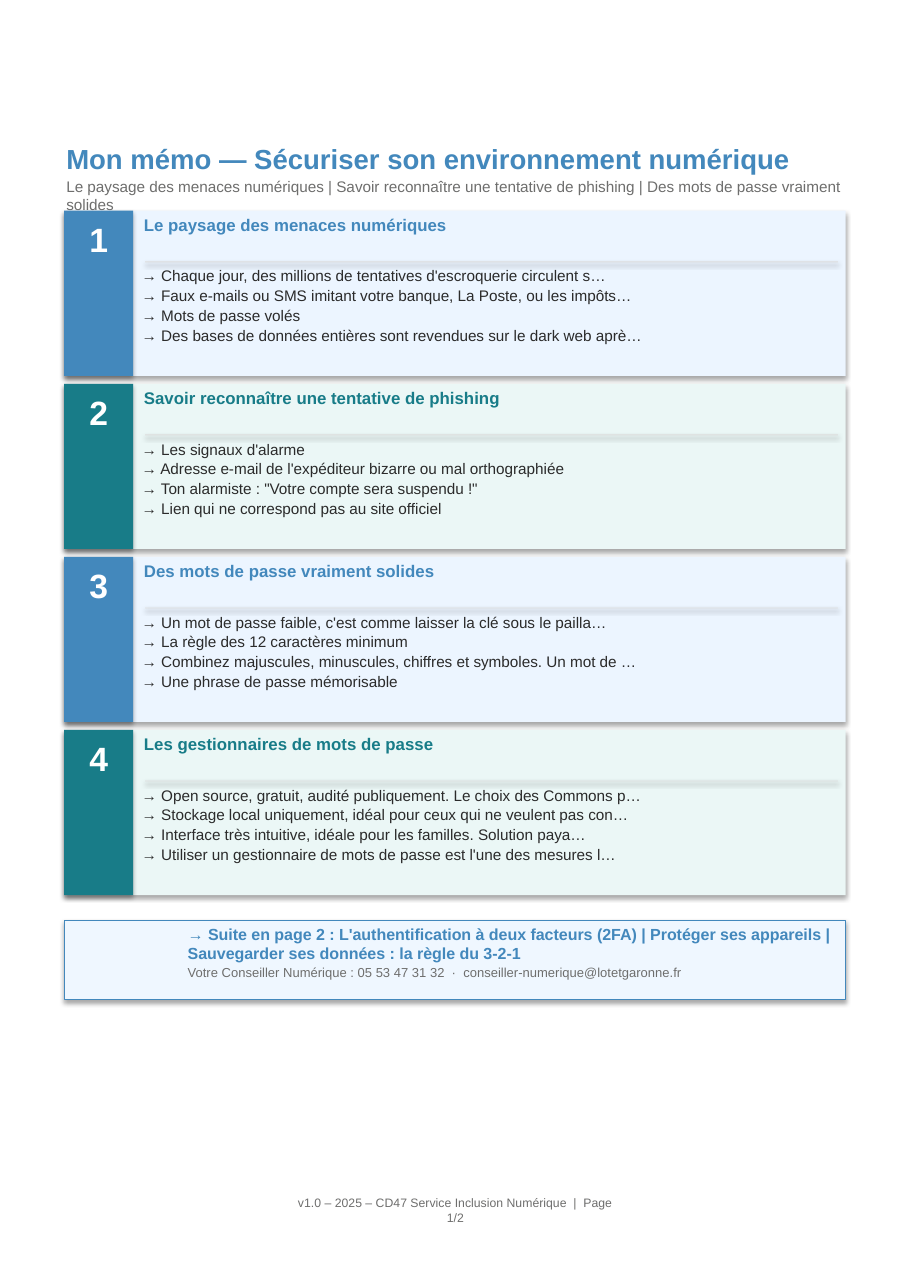
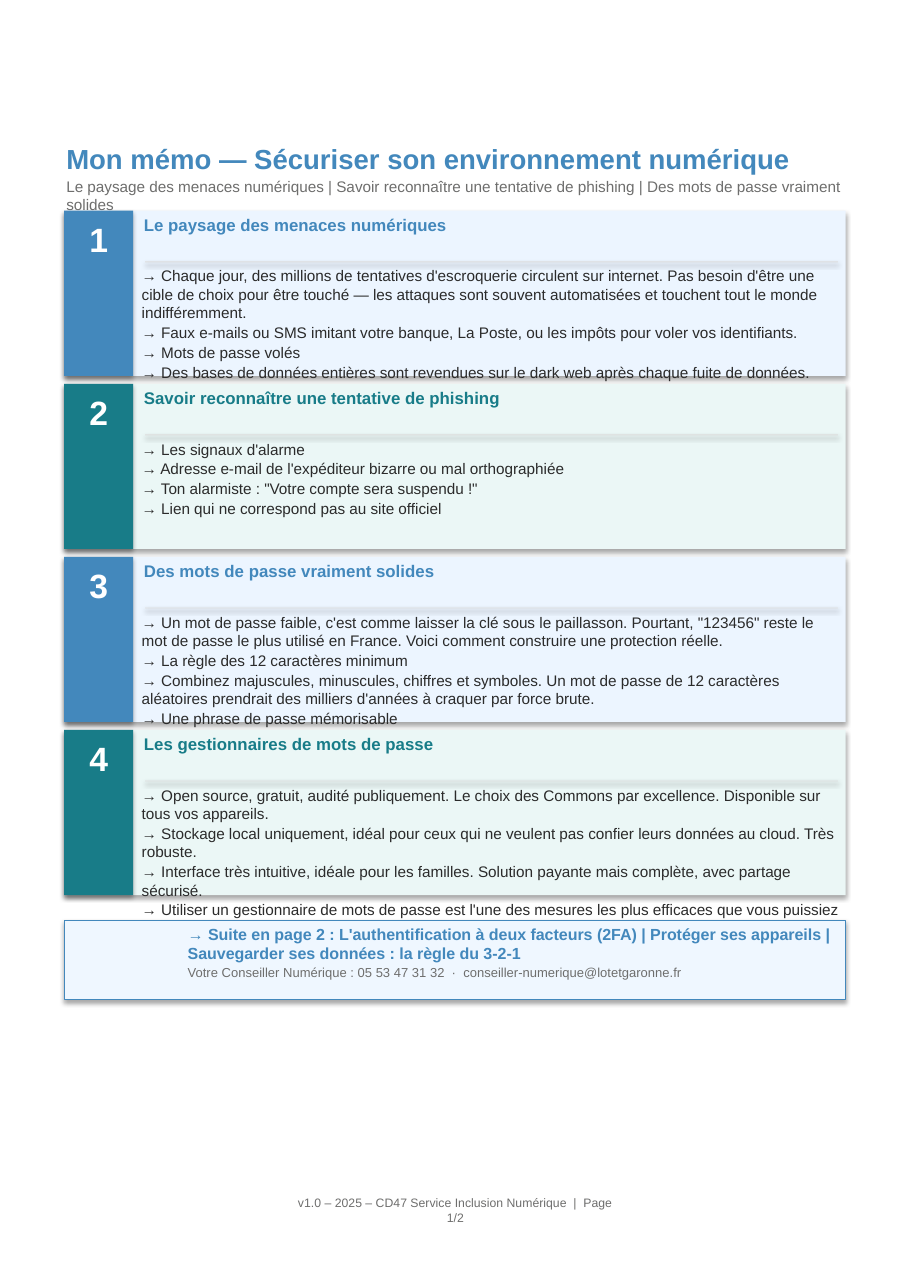
Before and after one commit to maswaddpt47-cmyk/REP_PEDA, a slide deck: slide 1 of assets/memos/A6-memo.pptx. Drawn at 910x1288 pixels with LibreOffice and Linux fonts; fonts in the diff are those of the drawing. Boxes give left, top, right and bottom in pixels: in the first picture for what was removed or moved away, otherwise in the second. Text is boxed around its words. In the diff, an @@ line names an element or a change of style, - is before the commit and + after.

```diff
--- a/assets/memos/A6-memo.pptx
+++ b/assets/memos/A6-memo.pptx
@@ text at (142,270,817,341): text changed @@
-→ Chaque jour, des millions de tentatives d'escroquerie circulent s…
-→ Faux e-mails ou SMS imitant votre banque, La Poste, ou les impôts…
+→ Chaque jour, des millions de tentatives d'escroquerie circulent sur internet. Pas besoin d'être une cible de choix pour être touché — les attaques sont souvent automatisées et touchent tout le monde indifféremment.
+→ Faux e-mails ou SMS imitant votre banque, La Poste, ou les impôts pour voler vos identifiants.
@@ text at (161,366,810,381): text changed @@
-→ Des bases de données entières sont revendues sur le dark web aprè…
+→ Des bases de données entières sont revendues sur le dark web après chaque fuite de données.
@@ text at (142,616,814,649): text changed @@
-→ Un mot de passe faible, c'est comme laisser la clé sous le pailla…
+→ Un mot de passe faible, c'est comme laisser la clé sous le paillasson. Pourtant, "123456" reste le mot de passe le plus utilisé en France. Voici comment construire une protection réelle.
@@ text at (142,674,779,707): text changed @@
-→ Combinez majuscules, minuscules, chiffres et symboles. Un mot de …
+→ Combinez majuscules, minuscules, chiffres et symboles. Un mot de passe de 12 caractères aléatoires prendrait des milliers d'années à craquer par force brute.
@@ text at (142,789,838,937): text changed @@
-→ Open source, gratuit, audité publiquement. Le choix des Commons p…
-→ Stockage local uniquement, idéal pour ceux qui ne veulent pas con…
-→ Interface très intuitive, idéale pour les familles. Solution paya…
-→ Utiliser un gestionnaire de mots de passe est l'une des mesures l…
+→ Open source, gratuit, audité publiquement. Le choix des Commons par excellence. Disponible sur tous vos appareils.
+→ Stockage local uniquement, idéal pour ceux qui ne veulent pas confier leurs données au cloud. Très robuste.
+→ Interface très intuitive, idéale pour les familles. Solution payante mais complète, avec partage sécurisé.
+→ Utiliser un gestionnaire de mots de passe est l'une des mesures les plus efficaces que vous puissiez prendre. Une seule "clé maître" à retenir, des dizaines de portes verrouillées.
```
Also in this commit, not shown: 1 other slide changed, 20 other files.
